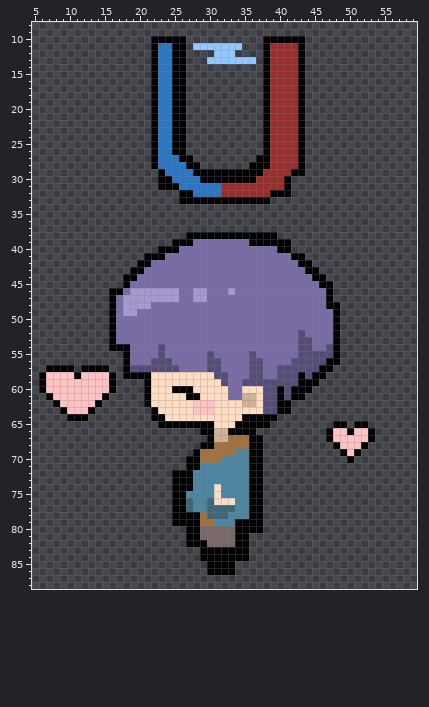
Two states of a sprite sheet, Content/Sprites/mc/mc flirt 1.png. Above: the version before the commit.
The file is 64x94 pixels. Shown: x 5..59, y 8..88.
And afterwards:
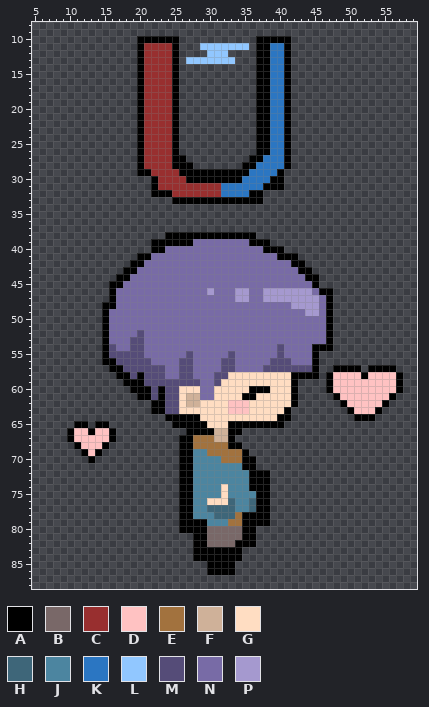
Palette (. is transparent): A #000000  B #796868  C #982f2f  D #ffc2c2  E #a2723e  F #cfb199  G #ffddc2  H #3e6679  J #4c85a0  K #2b76c2  L #91c7ff  M #554c78  N #786ba6  P #a599cf
Difference:
y 10: x 20..21 .. -> AA; x 26 A -> .; x 37 . -> A; x 42..43 AA -> ..
y 11: x 20..24 ..AKK -> ACCCC; x 26 A -> .; x 28 L -> .; x 35 . -> L; x 37 . -> A; x 39..43 CCCCA -> KKA..
y 12: x 20..24 ..AKK -> ACCCC; x 26 A -> .; x 30 . -> L; x 33 L -> .; x 37 . -> A; x 39..43 CCCCA -> KKA..
y 13: x 20..24 ..AKK -> ACCCC; x 26..29 A... -> .LLL; x 34..37 LLL. -> ...A; x 39..43 CCCCA -> KKA..
y 14..26: x 20..24 ..AKK -> ACCCC; x 26 A -> .; x 37 . -> A; x 39..43 CCCCA -> KKA..
y 27: x 20..25 ..AKKK -> ACCCCA; x 27 A -> .; x 36 . -> A; x 38..43 ACCCCA -> KKKA..
y 28: x 20..26 ..AKKKK -> ACCCCAA; x 28 A -> .; x 35 . -> A; x 37..43 AACCCCA -> KKKKA..
y 29: x 20..27 ...AKKKK -> AACCCCAA; x 36..43 AACCCCAA -> KKKKA...
y 30: x 22..28 .AAKKKK -> ACCCCAA; x 35..41 AACCCCA -> KKKKAA.
y 31: x 22..41 .AAAKKKKKKCCCCCCCCCA -> ACCCCCCCCCKKKKKKAAA.
y 32: x 22..41 ....AAKKKKCCCCCCCAAA -> AAACCCCCCCKKKKAA....
y 33: x 25 . -> A; x 38 A -> .
y 38: x 24..26 ... -> AAA; x 37..39 AAA -> ...
y 39: x 22..24 ... -> AAA; x 39..41 AAA -> ...
y 40: x 22 . -> A; x 24..25 AA -> NN; x 38..39 NN -> AA; x 41 A -> .
y 41: x 20 . -> A; x 22..23 AA -> NN; x 40..41 NN -> AA; x 43 A -> .
y 42: x 19 . -> A; x 21 A -> N; x 42 N -> A; x 44 A -> .
y 43: x 18 . -> A; x 20 A -> N; x 43 N -> A; x 45 A -> .
y 44: x 17 . -> A; x 19 A -> N; x 44 N -> A; x 46 A -> .
y 45: x 16..18 ..A -> AAN; x 45..47 NAA -> A..
y 46: x 17 A -> N; x 19..25 PPPPPPP -> NNNNNNN; x 28..30 PPN -> NNP; x 33..35 PNN -> NPP; x 38..44 NNNNNNN -> PPPPPPP; x 46 N -> A
y 47: x 18..25 PPPPPPPP -> NNNNNNNN; x 28..29 PP -> NN; x 34..35 NN -> PP; x 38..45 NNNNNNNN -> PPPPPPPP
y 48: x 15 . -> A; x 18..21 PPPP -> NNNN; x 42..45 NNNN -> PPPP; x 48 A -> .
y 49: x 15..16 .A -> AN; x 18..19 PP -> NN; x 44..45 NN -> PP; x 47..48 NA -> A.
y 50..51: x 15..16 .A -> AN; x 47..48 NA -> A.
y 52: x 15..16 .A -> AN; x 20 N -> M; x 43 M -> N; x 47..48 NA -> A.
y 53: x 15..16 .A -> AN; x 19..20 NN -> MM; x 43..44 MM -> NN; x 47..48 NA -> A.
y 54: x 15..20 .AAANN -> AMNNMM; x 23 M -> N; x 40 N -> M; x 43..48 MMNNMA -> NNAAA.
y 55: x 15..20 ...ANN -> AMMMMM; x 23 M -> N; x 27 N -> M; x 30 M -> N; x 33 N -> M; x 36 M -> N; x 40 N -> M; x 43..48 MMMMMA -> NNA...
y 56: x 15..24 ...ANNNMMM -> AAMMMMMNNN; x 26..27 NN -> MM; x 30..33 MMNN -> NNMM; x 36..37 MM -> NN; x 39..48 NNNMMMMMAA -> MMMNNNA...
y 57: x 7..10 AAAA -> ....; x 12..18 AAAA..A -> ....AAM; x 24..27 MMNN -> NNMM; x 30..33 MMNN -> NNMM; x 36..39 MMNN -> NNMM; x 45..51 MAA.... -> A..AAAA; x 53..56 .... -> AAAA
y 58: x 6..17 ADDDDADDDDA. -> ...........A; x 19 A -> M; x 21..30 AGGGGGGGGG -> MMMNNMMNNN; x 33..42 NNNMMNNMMM -> GGGGGGGGGA; x 44 M -> A; x 46..57 A........... -> .ADDDDADDDDA
y 59: x 6..16 ADDDDDDDDDA -> ...........; x 18..45 ...AGGGGGGGGGGMNNMMMMMMMMAAA -> AAAMMMMMMMMNNMGGGGGGGGGGA...; x 47..57 ........... -> ADDDDDDDDDA
y 60: x 6..16 ADDDDDDDDDA -> ...........; x 19..20 .. -> AA; x 22..27 GGGAAA -> MAMMGG; x 29..30 GG -> NN; x 33..34 NN -> GG; x 36..41 GGMMAM -> AAAGGG; x 43..44 AA -> ..; x 47..57 ........... -> ADDDDDDDDDA
y 61: x 7..15 ADDDDDDDA -> .........; x 20 . -> A; x 22..25 GGGG -> MAMM; x 27..30 AAGG -> FFNN; x 33..36 NNFF -> GGAA; x 38..41 MMAM -> GGGG; x 43 A -> .; x 48..56 ......... -> ADDDDDDDA
y 62: x 8..14 ADDDDDA -> .......; x 21..25 AGGGG -> .AAMM; x 27..30 GDDD -> FFGG; x 33..36 GGFF -> DDDG; x 38..42 MMAA. -> GGGGA; x 49..55 ....... -> ADDDDDA
y 63: x 9..13 ADDDA -> .....; x 23..25 GGG -> AMM; x 28..30 DDD -> GGG; x 33..35 GGG -> DDD; x 38..40 MMA -> GGG; x 50..54 ..... -> ADDDA
y 64: x 10..12 AAA -> ...; x 22..28 AAGGGGG -> ..AAAAA; x 35..41 AAAAA.. -> GGGGGAA; x 51..53 ... -> AAA
y 65: x 11..12 .. -> AA; x 14..15 .. -> AA; x 23..24 AA -> ..; x 30 A -> G; x 33 G -> A; x 39..40 .. -> AA; x 48..49 AA -> ..; x 51..52 AA -> ..
y 66: x 10..16 ....... -> ADDADDA; x 27..28 .. -> AA; x 35..36 AA -> ..; x 47..53 ADDADDA -> .......
y 67: x 10..16 ....... -> ADDDDDA; x 26..30 ....A -> AAEEE; x 33..37 EEEAA -> A....; x 47..53 ADDDDDA -> .......
y 68: x 11..15 ..... -> ADDDA; x 26..30 ...AA -> AAEEE; x 33..37 EEEAA -> AA...; x 48..52 ADDDA -> .....
y 69: x 12..14 ... -> ADA; x 26..29 ..AE -> AAJJ; x 34..37 JJAA -> EA..; x 49..51 ADA -> ...
y 70: x 13 . -> A; x 26 . -> A; x 28..35 AEEEJJJJ -> JJJJEEEA; x 37 A -> .; x 50 A -> .
y 71: x 26 . -> A; x 28 A -> J; x 35 J -> A; x 37 A -> .
y 72..73: x 25 A -> .; x 38 . -> A
y 74: x 25 A -> .; x 31..32 GJ -> JG; x 38 . -> A
y 75: x 25 A -> .; x 27 J -> A; x 31..32 GJ -> JG; x 36 A -> J; x 38 . -> A
y 76: x 25 A -> .; x 27 H -> A; x 30 H -> G; x 33 G -> H; x 36 A -> H; x 38 . -> A
y 77: x 25 A -> .; x 27 H -> A; x 36 A -> H; x 38 . -> A
y 78: x 25 A -> .; x 28..30 AEH -> JJJ; x 33..35 JJJ -> HEA; x 38 . -> A
y 79: x 25 A -> .; x 29..30 EE -> AJ; x 33..34 JA -> EE; x 38 . -> A
y 80: x 26 . -> A; x 29 B -> A; x 34 A -> B; x 37 A -> .
y 81: x 27 A -> .; x 29 B -> A; x 34 A -> B; x 36 . -> A
y 82: x 27 A -> .; x 36 . -> A
y 83..84: x 28 . -> A; x 35 A -> .
Boxes around the changes in both pictures, in picture pixels (x1, y1, x2, y2):
changed: (137, 36, 305, 204)
changed: (39, 232, 403, 561)
